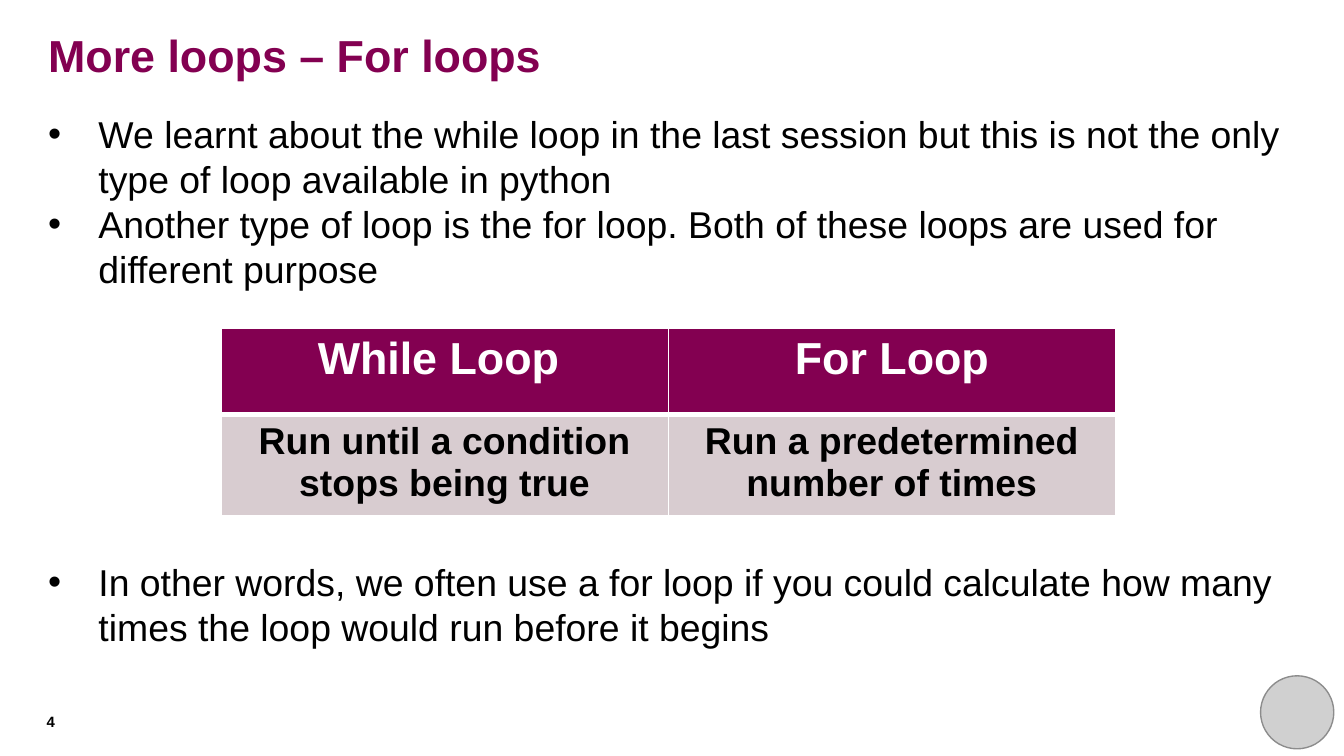
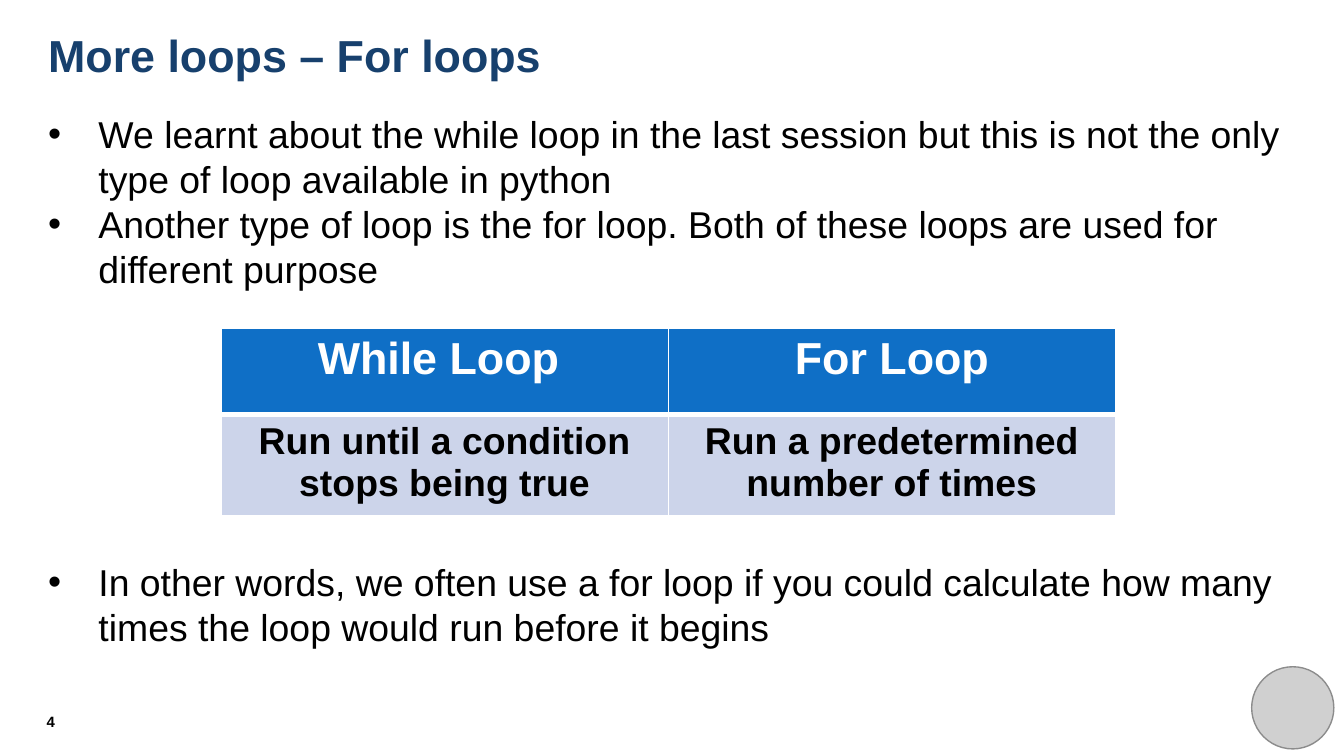
Before and after one commit to THargreaves/beginners-python, a slide deck: slide 4 of session_five/session_five_presentation.pptx. Drawn at 1344x756 pixels with LibreOffice and Linux fonts; fonts in the diff are those of the drawing; grey boxes stand for pictures. Boxes give left, top, right and bottom in pixels: in the first picture for what was removed or moved away, otherwise in the second. Text is boxed around its words. In the diff, an @@ line names an element or a change of style, - is before the commit and + after.

```diff
--- a/session_five/session_five_presentation.pptx
+++ b/session_five/session_five_presentation.pptx
@@ title "More loops – For loops" at bbox=[48, 39, 540, 81]: text colour #830051 to #17406D @@
@@ table at bbox=[222, 328, 1117, 517] @@
@@ fill #830051 to #0F6FC6 in row 1 @@
@@ fill #D9CCD0 to #CCD5EA in row 2 @@
@@ picture: place and size @@
-picture at bbox=[1261, 676, 1333, 749]
+picture at bbox=[1251, 667, 1333, 749]
```
Also in this commit, not shown: 18 other slides changed, 5 other files.
